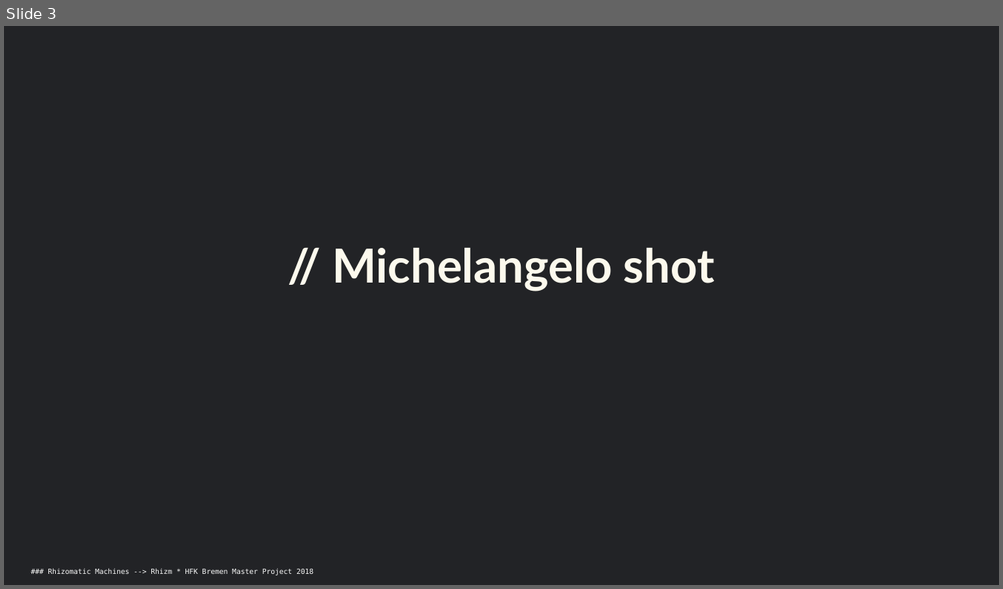
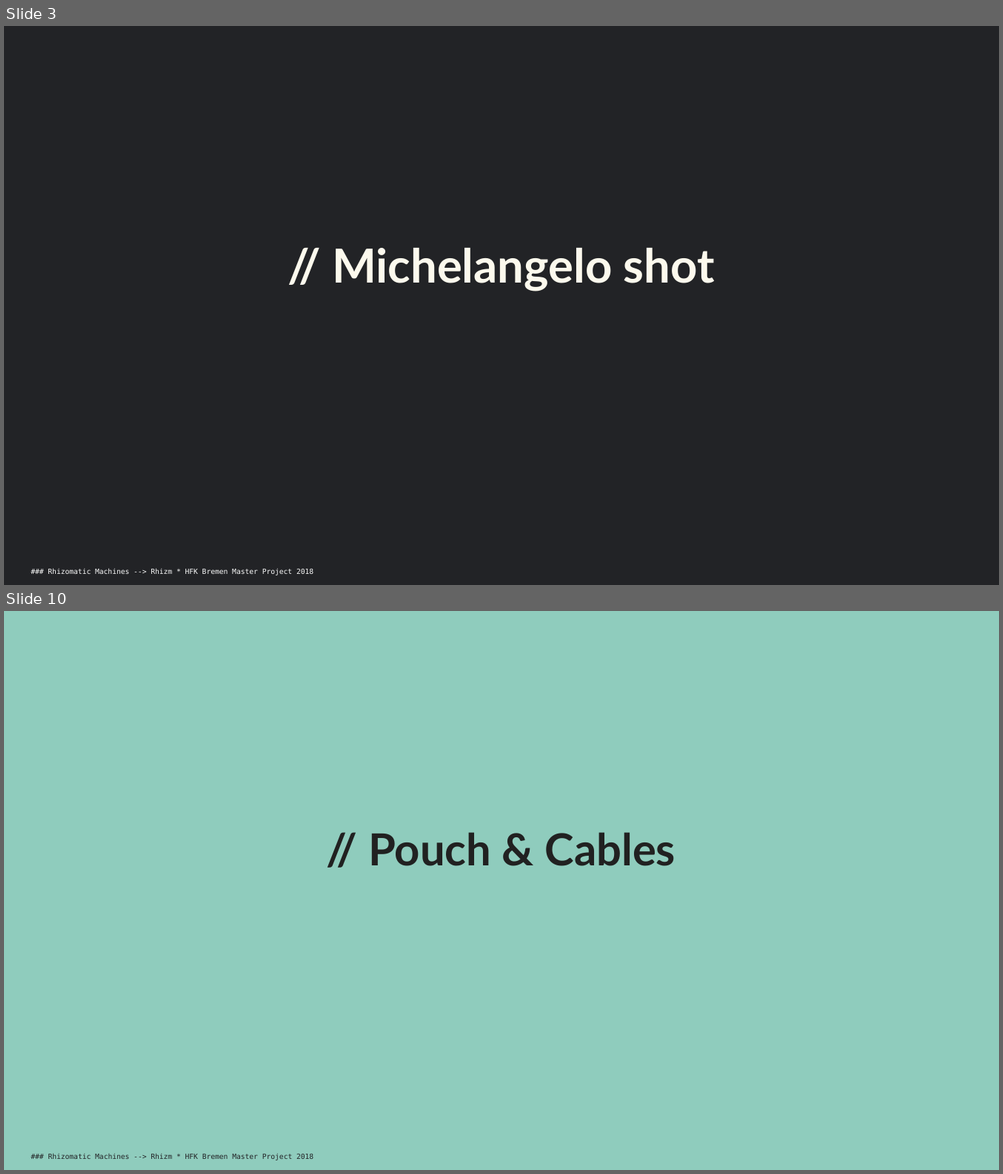
Before and after one commit to maxwolfs/rhizomatic-sublime, a slide deck: Presentation/01-rhizm-180420.pptx. Shown one above the other, each under a label of ours: slide 3 before the commit, slides 3 and 10 after it; the slides between them are not shown. The pictures are 1003x589 and 1003x1174 pixels, drawn with LibreOffice and Linux fonts; fonts in the diff are those of the drawing. Boxes give left, top, right and bottom in pixels: in the first picture for what was removed or moved away, otherwise in the second. Text is boxed around its words. In the diff, an @@ line names an element or a change of style, - is before the commit and + after.

```diff
--- a/Presentation/01-rhizm-180420.pptx
+++ b/Presentation/01-rhizm-180420.pptx
@@ slide 10 added at (4,611,999,1170), background #FAFAFA @@
@@ rectangle added at (4,611,999,1170), fill #8FCCBD @@
@@ text added at (368,832,676,866), 32 pt, text #212121, bold @@
+// Pouch & Cables
@@ text added at (48,1154,313,1161), 9 pt, text #222326 @@
+### Rhizomatic Machines --> Rhizm * HFK Bremen Master Project 2018
```
Also in this commit, not shown: 1 slide changed, 8 other slides added, 3 slides removed, 7 other files.
